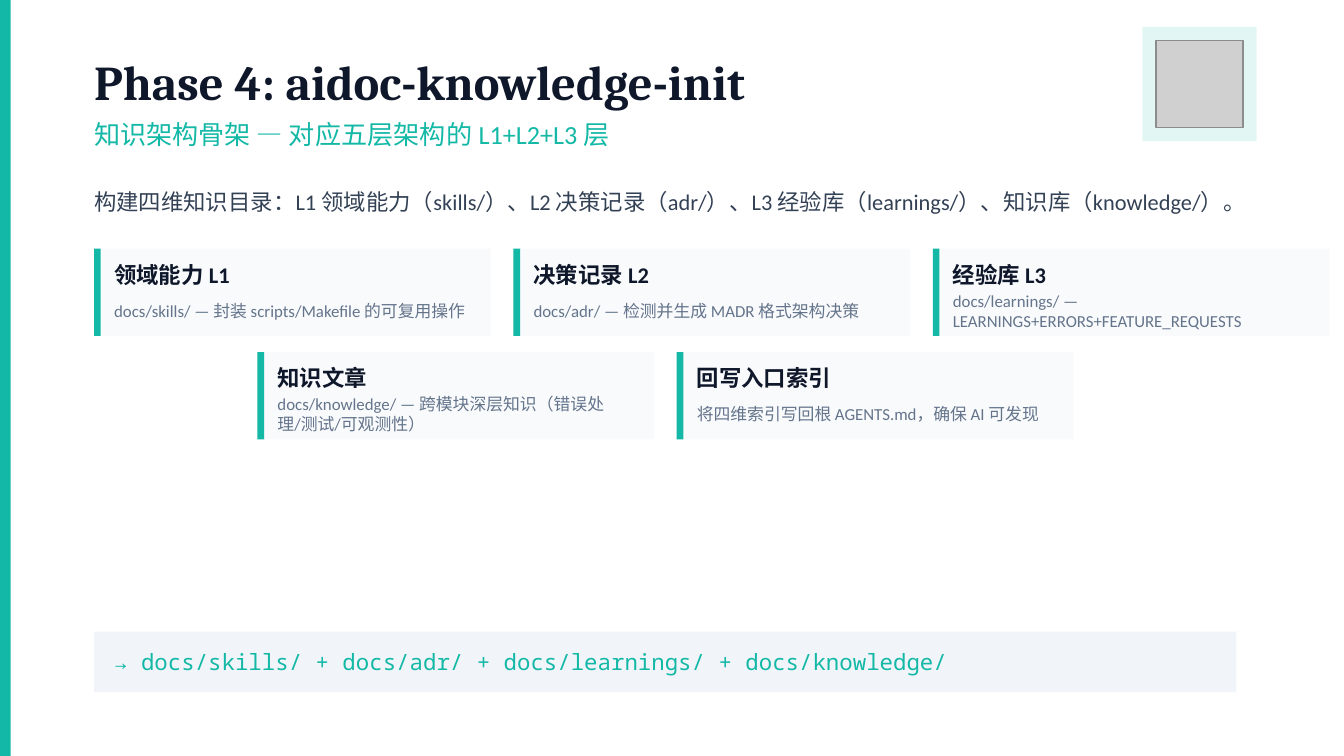
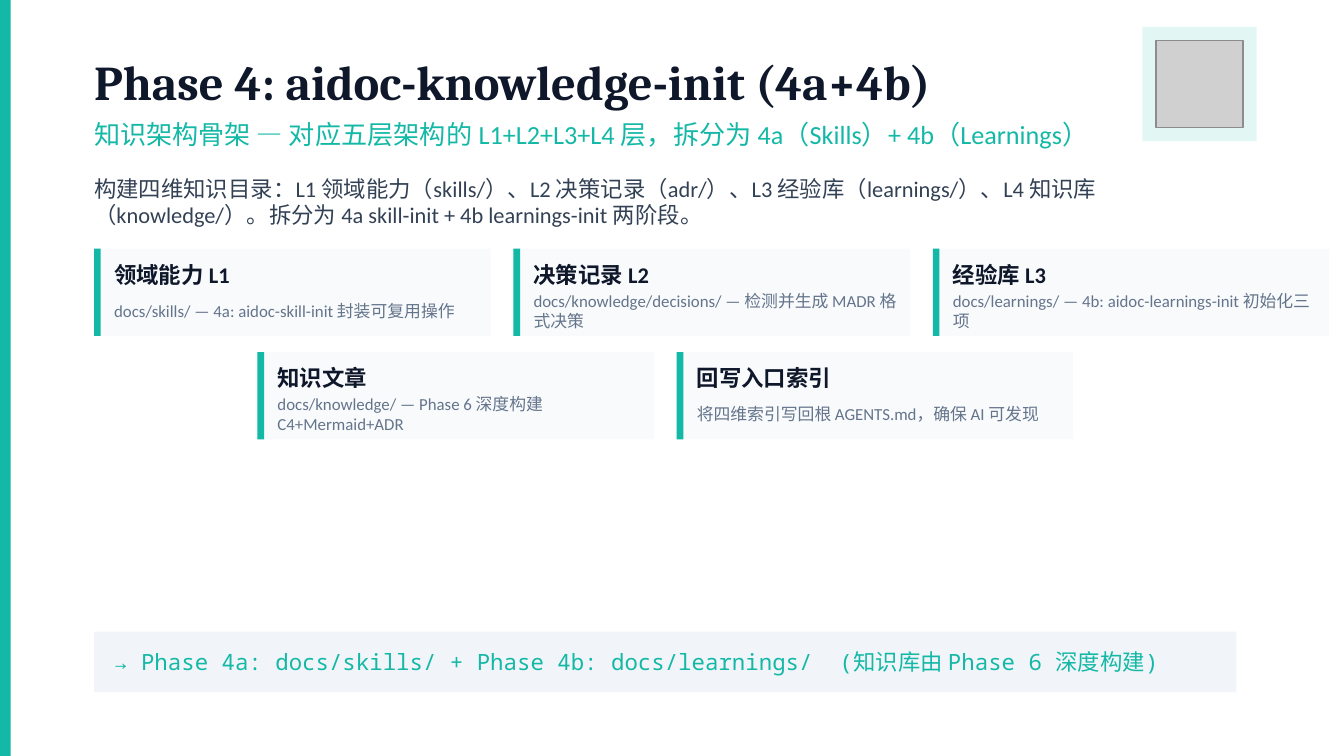
Before and after one commit to xdlsy/myskill, a slide deck: slide 10 of pptx/aidoc-introduction.pptx. Drawn at 1344x756 pixels with LibreOffice and Linux fonts; fonts in the diff are those of the drawing; grey boxes stand for pictures. Boxes give left, top, right and bottom in pixels: in the first picture for what was removed or moved away, otherwise in the second. Text is boxed around its words. In the diff, an @@ line names an element or a change of style, - is before the commit and + after.

```diff
--- a/pptx/aidoc-introduction.pptx
+++ b/pptx/aidoc-introduction.pptx
@@ text at bbox=[94, 64, 930, 110]: text changed @@
-Phase 4: aidoc-knowledge-init
+Phase 4: aidoc-knowledge-init (4a+4b)
@@ text at bbox=[94, 122, 1088, 149]: text changed @@
-知识架构骨架 — 对应五层架构的 L1+L2+L3 层
+知识架构骨架 — 对应五层架构的 L1+L2+L3+L4 层，拆分为 4a（Skills）+ 4b（Learnings）
@@ text at bbox=[94, 178, 1096, 227]: text changed @@
-构建四维知识目录：L1 领域能力（skills/）、L2 决策记录（adr/）、L3 经验库（learnings/）、知识库（knowledge/）。
+构建四维知识目录：L1 领域能力（skills/）、L2 决策记录（adr/）、L3 经验库（learnings/）、L4 知识库（knowledge/）。拆分为 4a skill-init + 4b learnings-init 两阶段。
@@ text at bbox=[534, 293, 897, 329]: text changed @@
-docs/adr/ — 检测并生成 MADR 格式架构决策
+docs/knowledge/decisions/ — 检测并生成 MADR 格式决策
@@ text at bbox=[953, 293, 1310, 328]: text changed @@
-docs/learnings/ — LEARNINGS+ERRORS+FEATURE_REQUESTS
+docs/learnings/ — 4b: aidoc-learnings-init 初始化三项
@@ text at bbox=[114, 303, 455, 319]: text changed @@
-docs/skills/ — 封装 scripts/Makefile 的可复用操作
+docs/skills/ — 4a: aidoc-skill-init 封装可复用操作
@@ text at bbox=[277, 396, 543, 430]: text changed @@
-docs/knowledge/ — 跨模块深层知识（错误处理/测试/可观测性）
+docs/knowledge/ — Phase 6 深度构建 C4+Mermaid+ADR
@@ text at bbox=[141, 651, 1159, 676]: text changed @@
-→ docs/skills/ + docs/adr/ + docs/learnings/ + docs/knowledge/
+→ Phase 4a: docs/skills/ + Phase 4b: docs/learnings/ (知识库由 Phase 6 深度构建)
```
Also in this commit, not shown: 6 other slides changed, 1 slide added, 28 other files.
